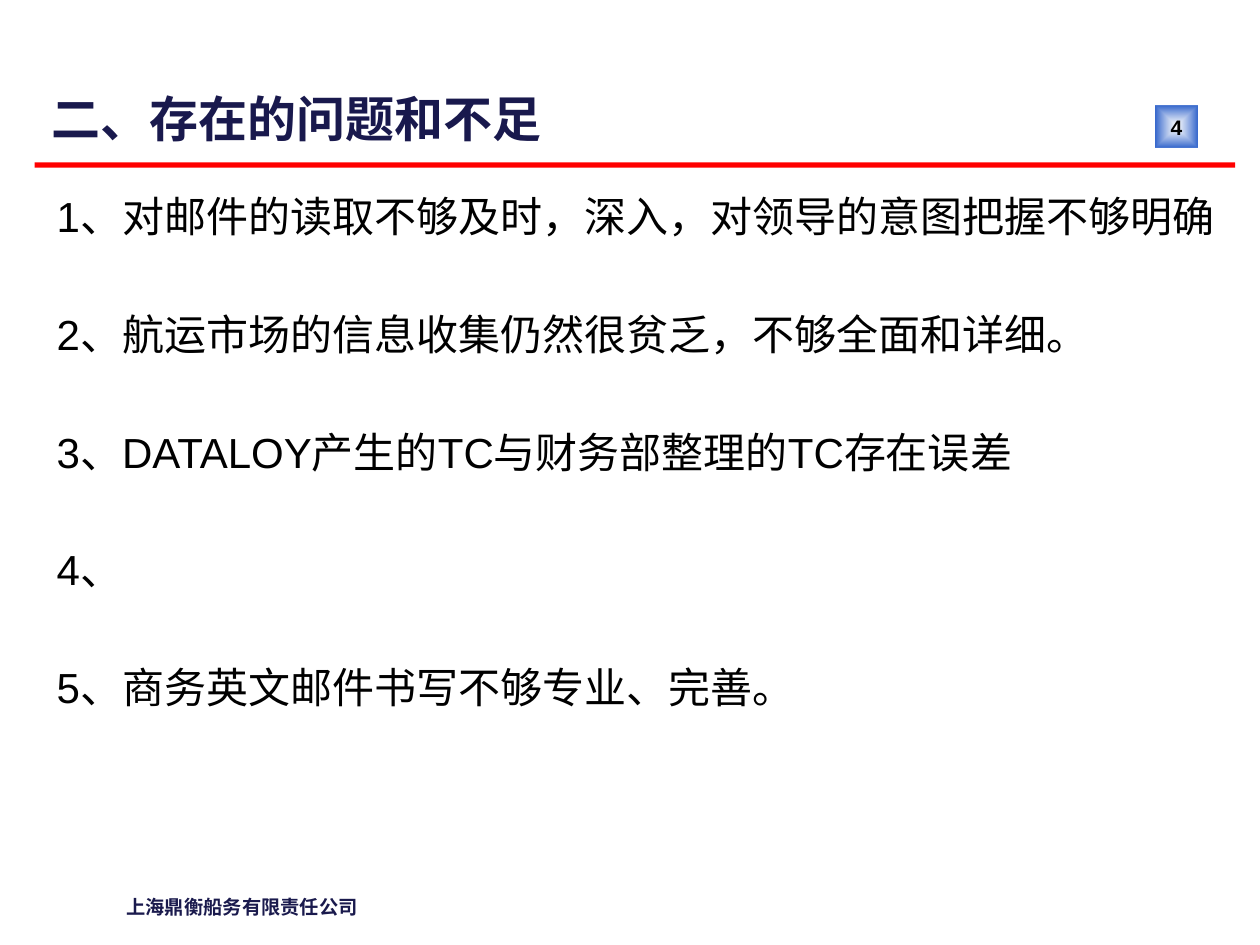
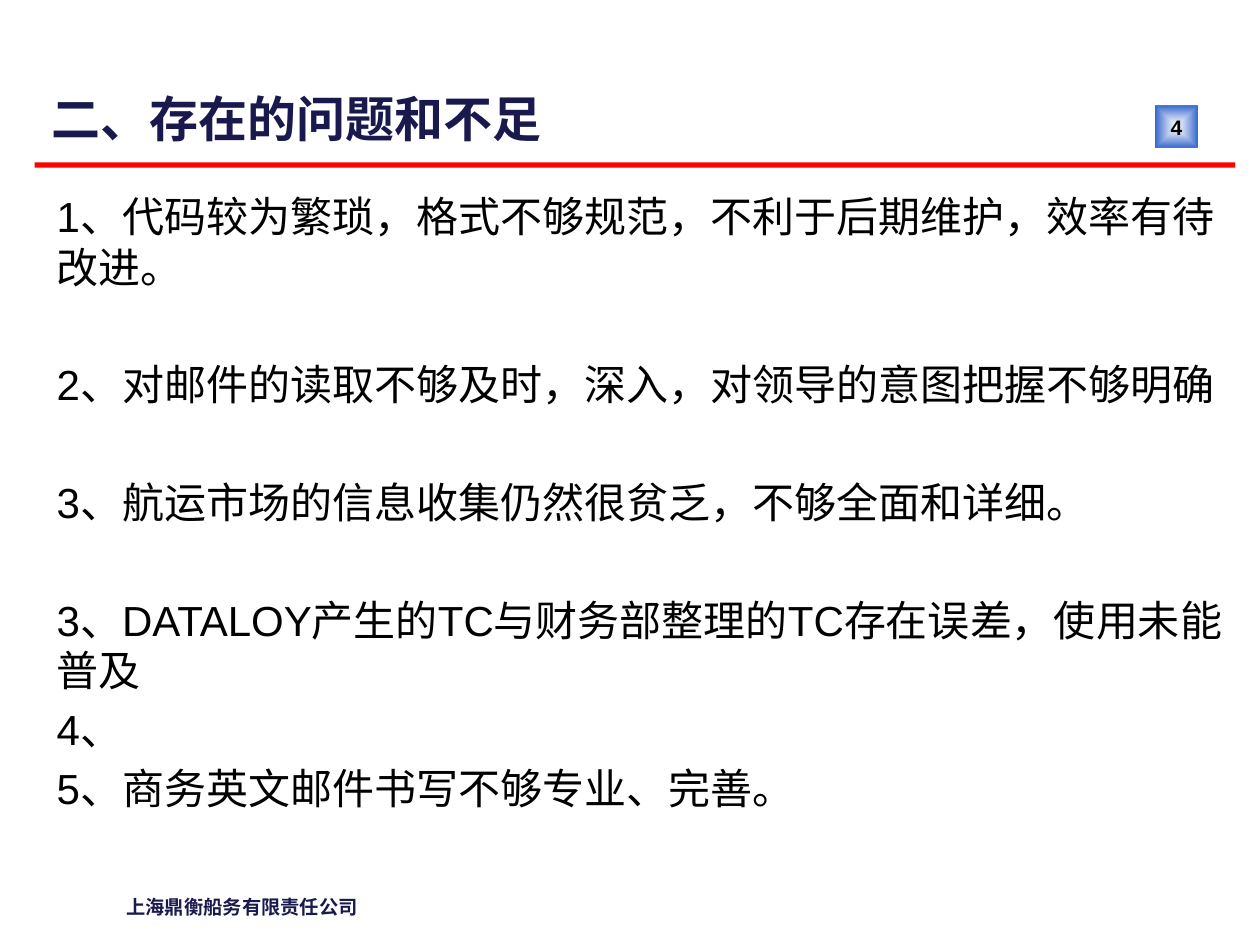
Before and after one commit to qwac-123/workwork, a slide deck: slide 4 of 2017年终总结-曹颜海2.pptx. Drawn at 1260x945 pixels with LibreOffice and Linux fonts; fonts in the diff are those of the drawing; background and template pictures are left out. Boxes give left, top, right and bottom in pixels: in the first picture for what was removed or moved away, otherwise in the second. Text is boxed around its words. In the diff, an @@ line names an element or a change of style, - is before the commit and + after.

```diff
--- a/2017年终总结-曹颜海2.pptx
+++ b/2017年终总结-曹颜海2.pptx
@@ text at bbox=[57, 199, 1222, 690]: text changed @@
-1、对邮件的读取不够及时，深入，对领导的意图把握不够明确
-2、航运市场的信息收集仍然很贫乏，不够全面和详细。
-3、DATALOY产生的TC与财务部整理的TC存在误差
+1、代码较为繁琐，格式不够规范，不利于后期维护，效率有待改进。
+2、对邮件的读取不够及时，深入，对领导的意图把握不够明确
+3、航运市场的信息收集仍然很贫乏，不够全面和详细。
+3、DATALOY产生的TC与财务部整理的TC存在误差，使用未能普及
```
Also in this commit, not shown: 4 other slides changed, 1 other file.
